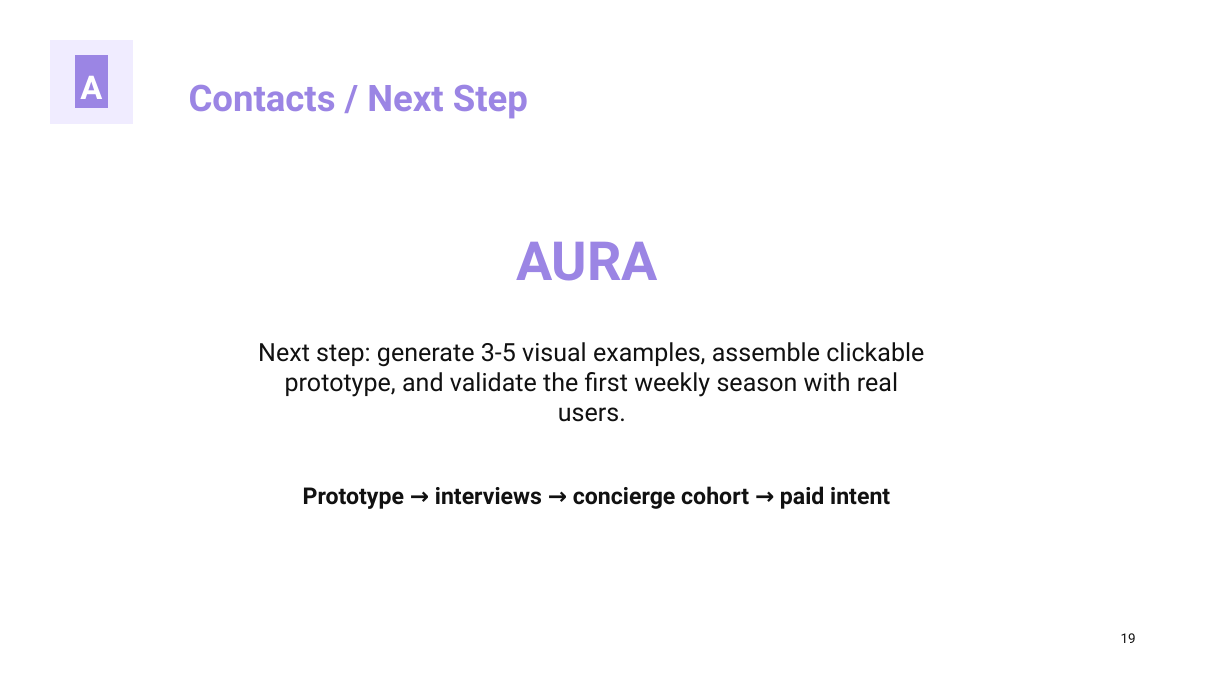
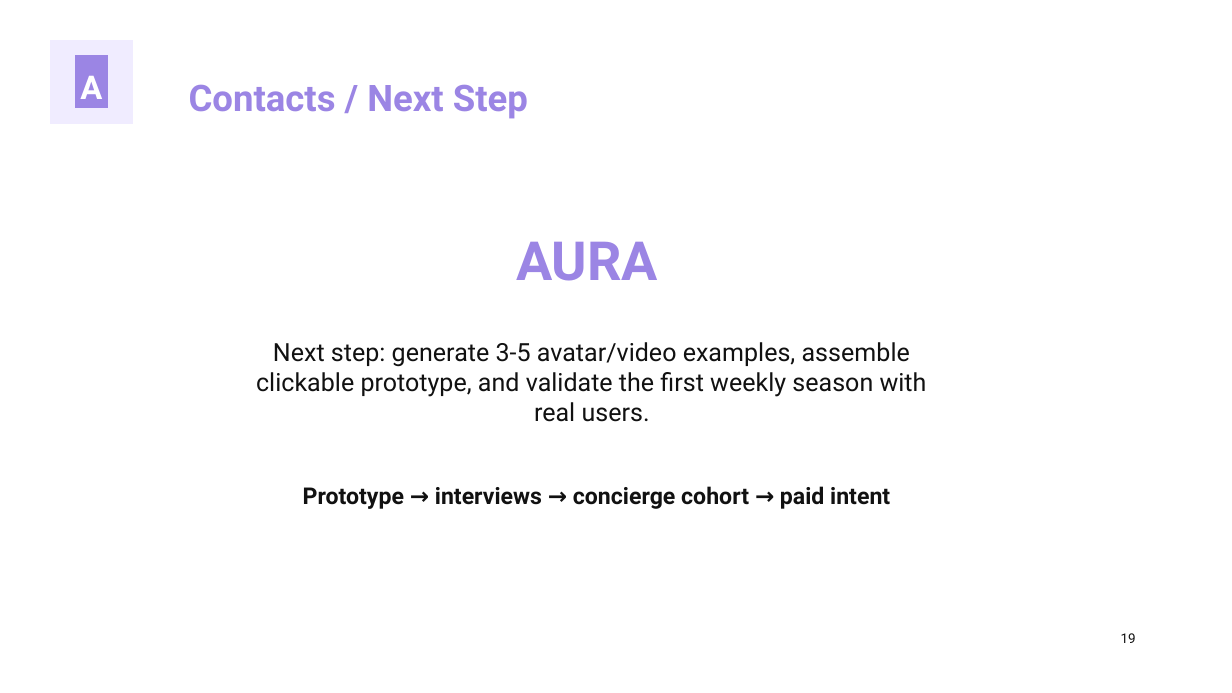
Before and after one commit to kirbudilov01/alina-research, a slide deck: slide 19 of output/pptx/AURA_TRENDVI_STYLE_DECK.pptx. Drawn at 1232x693 pixels with LibreOffice and Linux fonts; fonts in the diff are those of the drawing. Boxes give left, top, right and bottom in pixels: in the first picture for what was removed or moved away, otherwise in the second. Text is boxed around its words. In the diff, an @@ line names an element or a change of style, - is before the commit and + after.

```diff
--- a/output/pptx/AURA_TRENDVI_STYLE_DECK.pptx
+++ b/output/pptx/AURA_TRENDVI_STYLE_DECK.pptx
@@ text at [256,342,927,422]: text changed @@
-Next step: generate 3-5 visual examples, assemble clickable prototype, and validate the first weekly season with real users.
+Next step: generate 3-5 avatar/video examples, assemble clickable prototype, and validate the first weekly season with real users.
```
Also in this commit, not shown: 16 other slides changed, 3 other files.
